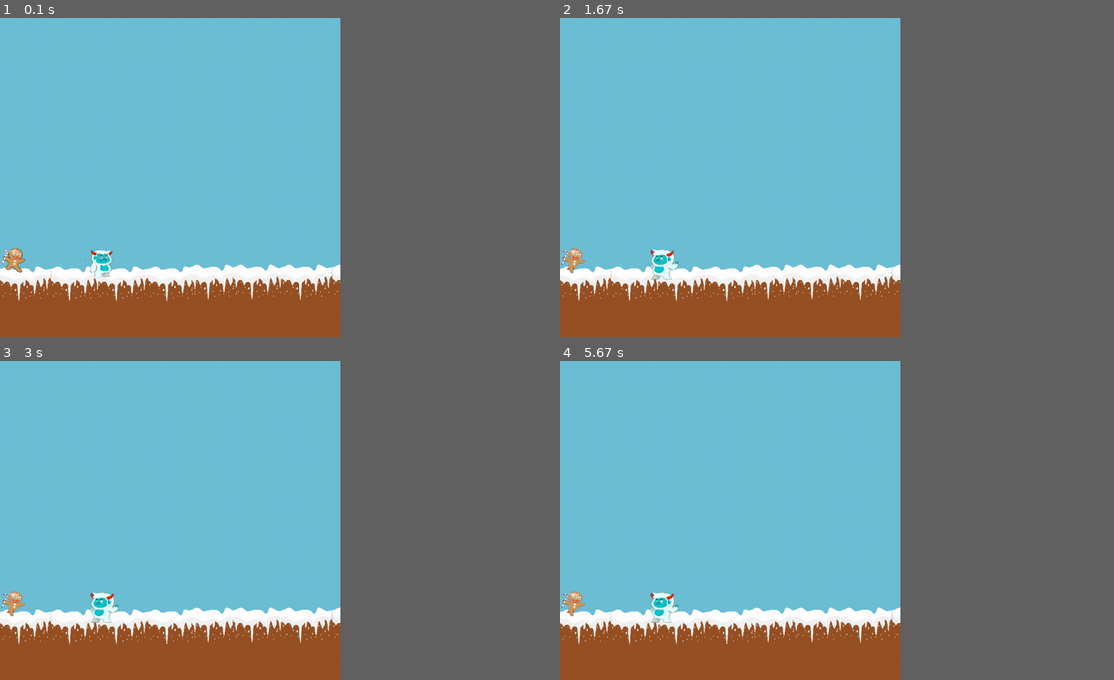
Above: before the commit, frames 1-4 (two rows, left to right).
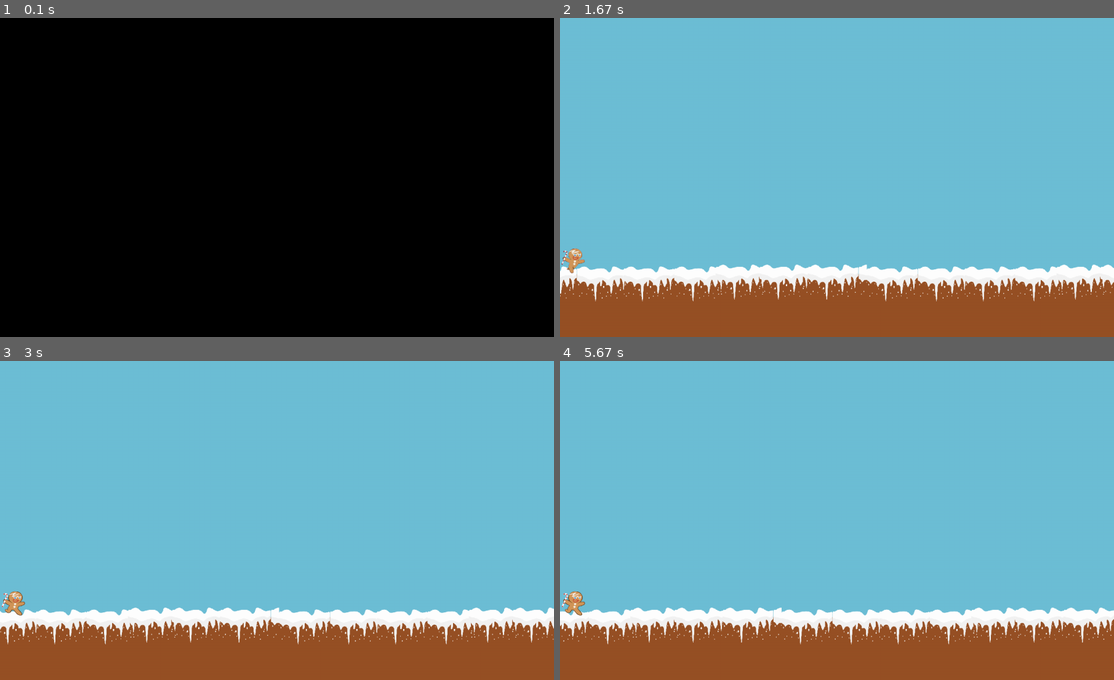
Above: after the commit, the same moments.

Repository: insper-classroom/devlife-23-1-projeto-pygame-laura_e_rafaela
Game: pygame game, started from jogo/jogo_GM.py
Two runs of this game, one before a commit and one after it. Both use one fixed random seed, a clock stepped at 60 frames per second and the inputs below.
Inputs:
- Up to frame 1 (0.1 s): no input
- Up to frame 2 (1.67 s): tap D at 0.33 s; hold Right 0.67-1.13 s; hold Right 1.17-1.63 s
- Up to frame 3 (3 s): tap D at 2.33 s
- Up to frame 4 (5.67 s): tap D at 3.73 s; hold Right 4.8-5.27 s; hold Right from 5.3 s (still down)
The window is 553x519 before the commit and 900x519 after it. Grey fills any space a smaller window leaves; there, only what the larger window draws over its background counts as a difference.

The runs differ from the first frame. In frame 1, 61% of the frame differs, in the area x 0-62%, y 0-100%; in frame 2, 10%; in frame 3, 11%; in frame 4, 11%.

Commit message:
removi monstro e fundo infinito que mexe

Diff:
--- a/jogo/assets_jogo.py
+++ b/jogo/assets_jogo.py
@@ -1,6 +1,7 @@
 import pygame
 
 class Player(pygame.sprite.Sprite):
+
     def __init__(self,window):
         pygame.sprite.Sprite.__init__(self)
         self.window=window
@@ -15,16 +16,16 @@
         self.rect=self.image.get_rect()
         self.rect.x=0
         self.rect.y=540
+        self.clock=pygame.time.Clock()
+        self.FPS=10
 
     def update(self):
+        self.clock.tick(self.FPS)
         for evento in pygame.event.get():
-
-
             if evento.type==pygame.QUIT:
                 return -1
-
         tecla = pygame.key.get_pressed()
-        if tecla[pygame.K_d]:
+        if tecla[pygame.K_d] or tecla[pygame.K_RIGHT]:
             self.indice_img=(self.indice_img+1)%len(self.images_animation)
             image=pygame.image.load(self.images_animation[self.indice_img])
             self.image=pygame.transform.scale(image, (60,60))
@@ -34,21 +35,24 @@
         pygame.display.update()
 
 class Biscoitos(pygame.sprite.Sprite):
+
     def __init__(self):
         pygame.sprite.Sprite.__init__(self)
         pass
 
 class Nuvem(pygame.sprite.Sprite):
+
     def __init__(self):
         pygame.sprite.Sprite.__init__(self)
 
 
 class Monstro(pygame.sprite.Sprite):
+
     def __init__(self,window):
         pygame.sprite.Sprite.__init__(self)
         self.window=window
         self.indice_img=0
-        self.images_animation=['jogo/Assets_jogo/snow_monster/snow_monster_4_direita.png','jogo/Assets_jogo/snow_monster/snow_monster_4_esquerda.png','jogo/Assets_jogo/snow_monster/snow_monster_3_direita.png','jogo/Assets_jogo/snow_monster/snow_monster_3_esquerda.png']
+        self.images_animation=[]
         image=pygame.image.load(self.images_animation[self.indice_img])
         self.image=pygame.transform.scale(image, (80,80))
         self.vidas=1
@@ -56,13 +60,19 @@
         self.radius=(self.h)/2
         self.last_updated=0
         self.rect=self.image.get_rect()
-        self.rect.x=200
-        self.rect.y=540
+        self.rect.x=500
+        self.rect.y=520
 
     def update(self):
-        self.indice_img=(self.indice_img+1)%len(self.images_animation)
-        image=pygame.image.load(self.images_animation[self.indice_img])
-        self.image=pygame.transform.scale(image, (80,80))
+        for evento in pygame.event.get():
+            if evento.type==pygame.QUIT:
+                return -1
+        tecla = pygame.key.get_pressed()
+        if tecla[pygame.K_d] or tecla[pygame.K_RIGHT]:
+            self.indice_img=(self.indice_img+1)%len(self.images_animation)
+            image=pygame.image.load(self.images_animation[self.indice_img])
+            self.image=pygame.transform.scale(image, (80,80))
+
 
     def desenha(self):
         self.window.blit(self.image,self.rect)
--- a/jogo/jogo_GM.py
+++ b/jogo/jogo_GM.py
@@ -1,23 +1,30 @@
 import pygame
 from assets_jogo import *
+import math
 
 class Tela_Jogo():
 
     def __init__(self,window):
         self.window=window
-        fundo=pygame.image.load('jogo/Assets_jogo/img_fundo.png')
+        fundo=pygame.image.load('jogo/Assets_jogo/img_fundo.png'). convert()
         self.fundo=pygame.transform.scale(fundo, (800, 750))
         self.player=Player(self.window)
-        self.monstro=Monstro(self.window)
+        # self.monstro=Monstro(self.window)
+        self.tiles=math.ceil(self.window.get_width()/self.fundo.get_width())+1
+        self.scroll=0
+
 
     def atualiza(self):
-        if self.player.update() == -1 or self.monstro.update() == -1:
+        if self.player.update() == -1:
             return -1
         return self
 
     def desenha(self):
-        self.window.blit(self.fundo,(0,0))
-        self.monstro.desenha()
+        if abs(self.scroll)>self.fundo.get_width():
+            self.scroll=0
+        else: self.scroll-=5
+        for i in range(self.tiles):
+            self.window.blit(self.fundo,(i*self.fundo.get_width()+self.scroll,0))
         self.player.desenha()
         pygame.display.update()
 
@@ -26,10 +33,11 @@
     def __init__(self):
         pygame.init()
         pygame.display.set_caption('Cookie Rush')
-        self.largura_tela=800
+        self.largura_tela=1300
         self.altura_tela=750
         self.window=pygame.display.set_mode((self.largura_tela,self.altura_tela))
         self.tela_atual=Tela_Jogo(self.window)
+
 
     def game_loop(self):
         rodando=True
